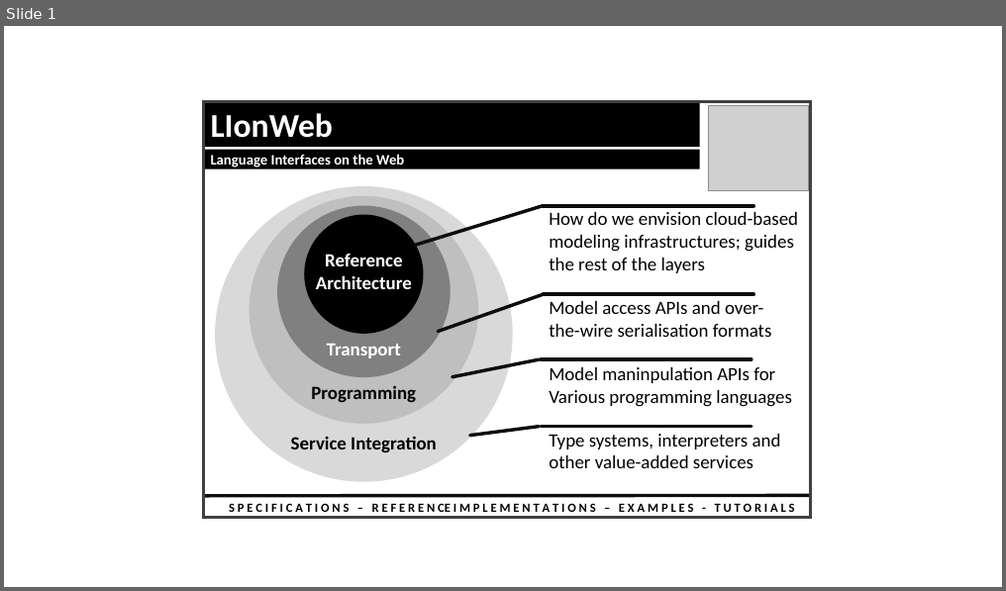
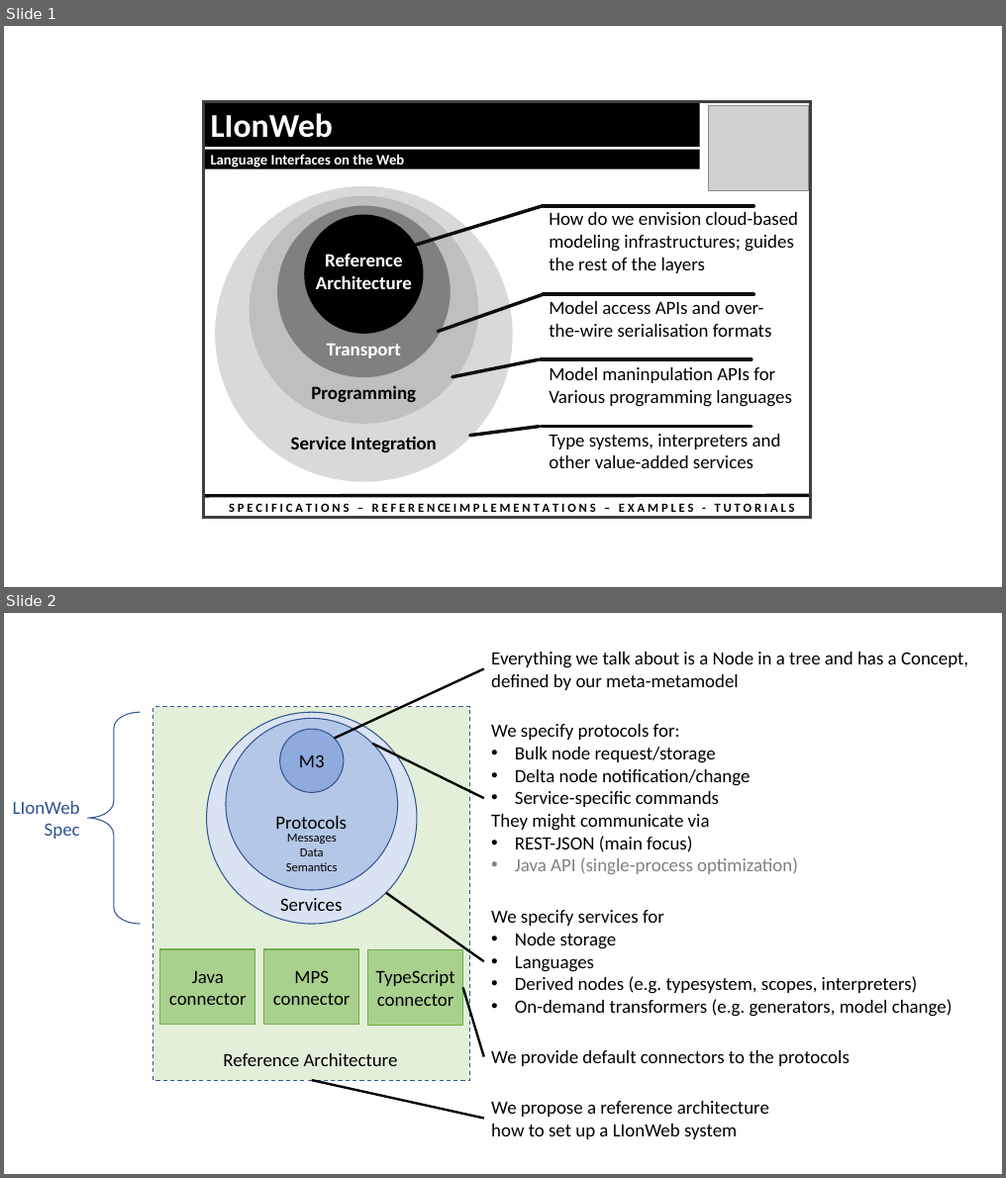
Before and after one commit to LionWeb-io/specification, a slide deck: resources/reference-bubbles.pptx. Shown one above the other, each under a label of ours: slide 1 before the commit, slides 1 and 2 after it. The pictures are 1006x591 and 1006x1178 pixels, drawn with LibreOffice and Linux fonts; fonts in the diff are those of the drawing; grey boxes stand for pictures. Boxes give left, top, right and bottom in pixels: in the first picture for what was removed or moved away, otherwise in the second. Text is boxed around its words. In the diff, an @@ line names an element or a change of style, - is before the commit and + after.

Commit message:
added alternative onion diagram

```diff
--- a/resources/reference-bubbles.pptx
+++ b/resources/reference-bubbles.pptx
@@ slide 2 added at (x1=4, y1=613, x2=1002, y2=1174), background #FFFFFF @@
@@ line added from (334, 738) to (484, 669), #000000 2.25 pt @@
@@ text added at (x1=491, y1=652, x2=968, y2=690), 18 pt, text #000000 @@
+Everything we talk about is a Node in a tree and has a Concept,
+defined by our meta-metamodel
@@ group added at (x1=13, y1=707, x2=469, y2=1081): 5 texts, 4 rectangles, 3 ellipses, 1 left brace @@
+Reference Architecture
+Java
+connector
+TypeScript
+connector
+MPS
+connector
+LIonWeb
+Spec
+Services
+Messages
+Data
+Semantics
+Protocols
+M3
@@ text added at (x1=491, y1=724, x2=798, y2=874), 18 pt, text #000000 @@
+We specify protocols for:
+• Bulk node request/storage
+• Delta node notification/change
+• Service-specific commands
+They might communicate via
+• REST-JSON (main focus)
+• Java API (single-process optimization)
@@ line added from (372, 744) to (484, 799), #000000 2.25 pt @@
@@ line added from (386, 893) to (484, 961), #000000 2.25 pt @@
@@ text added at (x1=491, y1=910, x2=952, y2=1017), 18 pt, text #000000 @@
+We specify services for
+• Node storage
+• Languages
+• Derived nodes (e.g. typesystem, scopes, interpreters)
+• On-demand transformers (e.g. generators, model change)
@@ line added from (463, 987) to (484, 1057), #000000 2.25 pt @@
@@ text added at (x1=491, y1=1051, x2=849, y2=1066), 18 pt, text #000000 @@
+We provide default connectors to the protocols
@@ line added from (312, 1080) to (484, 1118), #000000 2.25 pt @@
@@ text added at (x1=491, y1=1101, x2=769, y2=1140), 18 pt, text #000000 @@
+We propose a reference architecture
+how to set up a LIonWeb system
```
